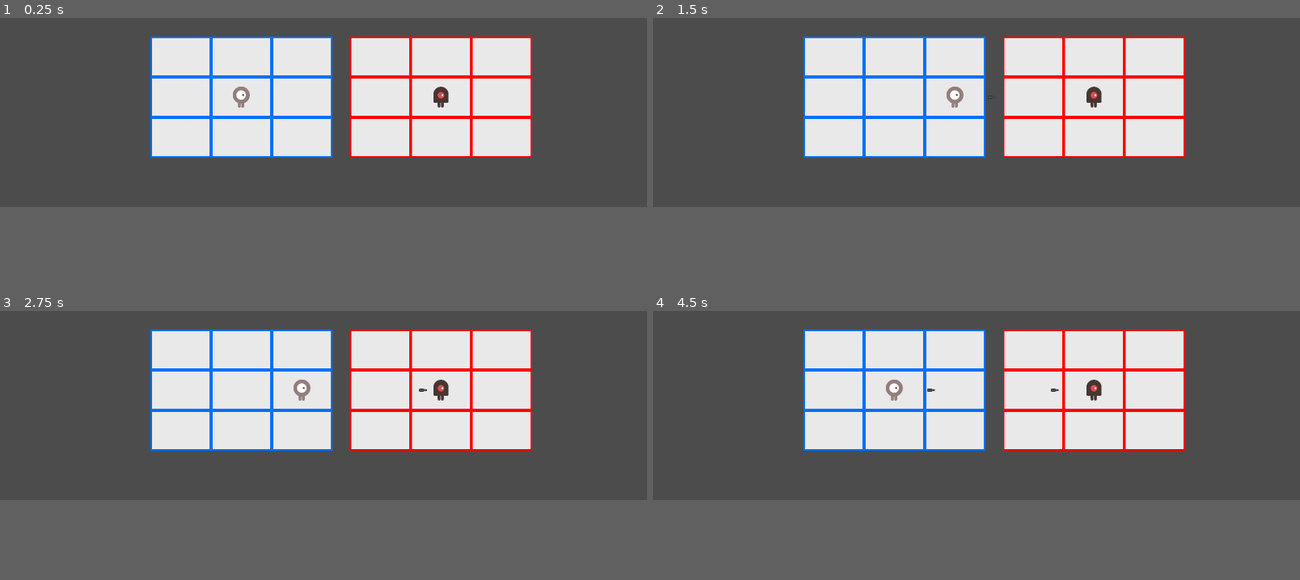
Above: before the commit, frames 1-4 (two rows, left to right).
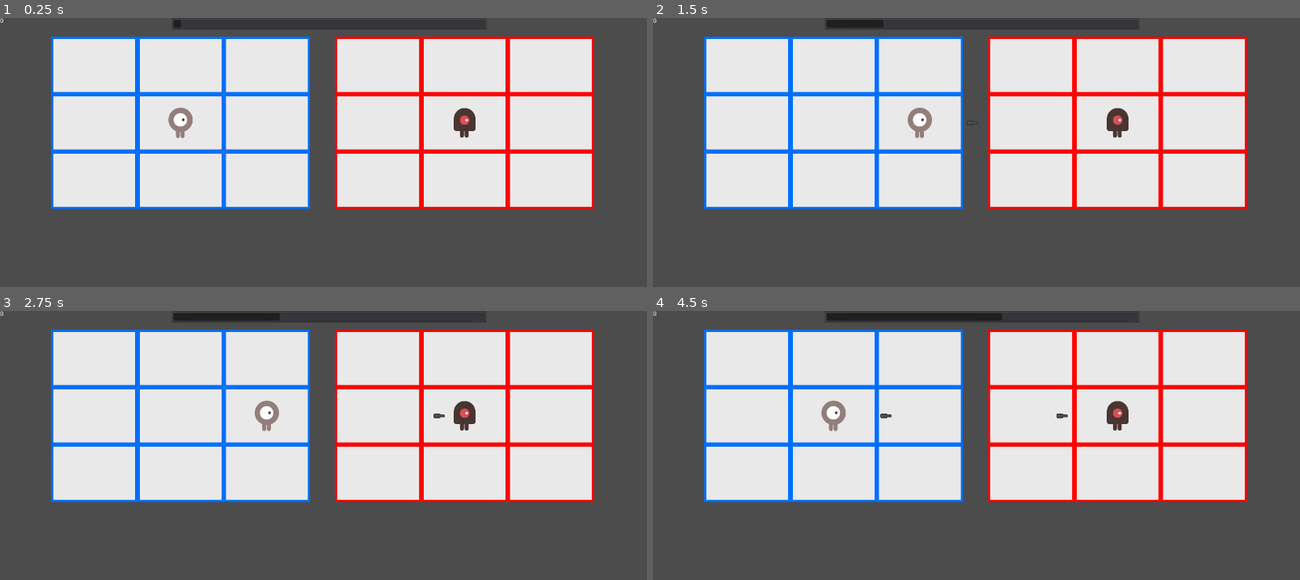
Above: after the commit, the same moments.

Repository: Conanap/mmbn
Game: Godot game, scene res://Scenes/Main.tscn
The game is run twice, just before and just after one commit, with the same random seed, the same clock (stepped at 60 frames per second) and the same inputs.
Inputs (mouse positions are in pixels of both pictures, inside the frame that each line leads up to):
- Up to frame 1 (0.25 s): no input
- Up to frame 2 (1.5 s): move the mouse to (1118, 104) at 0.52 s; press the mouse at (1118, 104) at 0.53 s; hold Right (ui_right) 0.53-1.25 s; release the mouse at (1118, 104) at 1.25 s; drag from (847, 122) to (801, 36) at 1.27 s
- Up to frame 3 (2.75 s): move the mouse to (388, 364) at 2.02 s; press the mouse at (388, 364) at 2.03 s; hold Right (ui_right) from 2.03 s (still down)
- Up to frame 4 (4.5 s): release Right (ui_right) at 2.75 s; release the mouse at (1041, 364) at 2.75 s; drag from (944, 442) to (801, 329) at 2.77 s; move the mouse to (1170, 434) at 3.52 s; press the mouse at (1170, 434) at 3.53 s; hold Left (ui_left) 3.53-4.25 s; release the mouse at (1170, 434) at 4.25 s; drag from (782, 378) to (801, 329) at 4.27 s
In our replay, the window is 800x234 before the commit and 800x333 after it. These sizes can differ from the game's own. Grey fills any space a smaller window leaves; there, only what the larger window draws over its background counts as a difference.

The runs differ from the first frame. In frame 1, 36% of the frame differs, in the area x 0-92%, y 0-72%; in frame 2, 36%; in frame 3, 36%; in frame 4, 37%.

Commit message:
event bus, draw loading bar

Diff:
--- a/Scenes/Chars/Chars.gd
+++ b/Scenes/Chars/Chars.gd
@@ -21,3 +21,10 @@
 	set_process(false)
 	self.position = dir
 	set_process(true)
+
+func change_health(var delta : int):
+	self.health += delta
+	return health
+
+func get_health():
+	return health
--- a/Scenes/Chars/Player.gd
+++ b/Scenes/Chars/Player.gd
@@ -13,7 +13,10 @@
 	health = inithealth
 
 func _ready():
+	EventBus.emit_signal("health_player_update", self.health)
+	print("player health", self.health)
 	$PItemSpwnPt.position = self.position + Vector2(27, 0)
+
 
 func _input(event):
 	var dir = Vector2()
@@ -47,3 +50,7 @@
 	owner.add_child(item)
 	$PItemSpwnPt.position = self.position + Vector2(item.size.x / 2 + 27, 0)
 	item.transform = $PItemSpwnPt.transform
+
+func change_health(var health : int):
+	.change_health(health)
+	emit_signal("health_player_update", self.health)
--- /dev/null
+++ b/Scenes/HUD.gd
@@ -0,0 +1,28 @@
+extends CanvasLayer
+
+var drawReady = false
+var drawReadyTime = 0
+var drawTime = 8
+
+func _ready():
+	EventBus.connect("health_player_update", self, "_update_health")
+
+func _process(delta):
+	if $DrawTimerBar.value < 100 && !drawReady:
+		$DrawTimerBar.value += delta / drawTime * 100
+	elif !drawReady && $DrawTimerBar.value == 100:
+		$DrawTimerBar.value = 0
+		drawReady = true
+		drawReadyTime = delta
+	elif drawReadyTime > 0.5 && $DrawTimerBar.value == 100:
+		$DrawTimerBar.value = 0
+		drawReadyTime = 0
+	elif drawReadyTime > 0.5:
+		$DrawTimerBar.value = 100
+		drawReadyTime = 0
+
+	drawReadyTime += delta
+
+func _update_health(var health):
+	$HPLabel.text = str(health)
+	print("new health", health)
--- /dev/null
+++ b/Scenes/HUD.tscn
@@ -0,0 +1,23 @@
+[gd_scene load_steps=2 format=2]
+
+[ext_resource path="res://Scenes/HUD.gd" type="Script" id=1]
+
+[node name="HUD" type="CanvasLayer"]
+script = ExtResource( 1 )
+
+[node name="HPLabel" type="Label" parent="."]
+margin_right = 84.0
+margin_bottom = 32.0
+text = "0"
+__meta__ = {
+"_edit_use_anchors_": false
+}
+
+[node name="DrawTimerBar" type="ProgressBar" parent="."]
+margin_left = 381.921
+margin_right = 1082.92
+margin_bottom = 26.0
+percent_visible = false
+__meta__ = {
+"_edit_use_anchors_": false
+}
--- a/Scenes/Main.tscn
+++ b/Scenes/Main.tscn
@@ -1,10 +1,13 @@
-[gd_scene load_steps=3 format=2]
+[gd_scene load_steps=4 format=2]
 
 [ext_resource path="res://Scenes/Stage/Arena.tscn" type="PackedScene" id=1]
 [ext_resource path="res://Scenes/Main.gd" type="Script" id=2]
+[ext_resource path="res://Scenes/HUD.tscn" type="PackedScene" id=3]
 
 [node name="Main" type="Area2D"]
 script = ExtResource( 2 )
 
 [node name="Arena" parent="." instance=ExtResource( 1 )]
-position = Vector2( 475.703, 59.25 )
+position = Vector2( 113.962, 41.8971 )
+
+[node name="HUD" parent="." instance=ExtResource( 3 )]
--- /dev/null
+++ b/Scripts/EventBus.gd
@@ -0,0 +1,5 @@
+extends Node
+
+#warning-ignore:unused_signal
+signal health_update(health)
+signal health_player_update(health)
--- a/project.godot
+++ b/project.godot
@@ -72,9 +72,13 @@
 run/main_scene="res://Scenes/Main.tscn"
 config/icon="res://icon.png"
 
+[autoload]
+
+EventBus="*res://Scripts/EventBus.gd"
+
 [display]
 
-window/size/width=2048
+window/size/width=1440
 
 [input]
 
